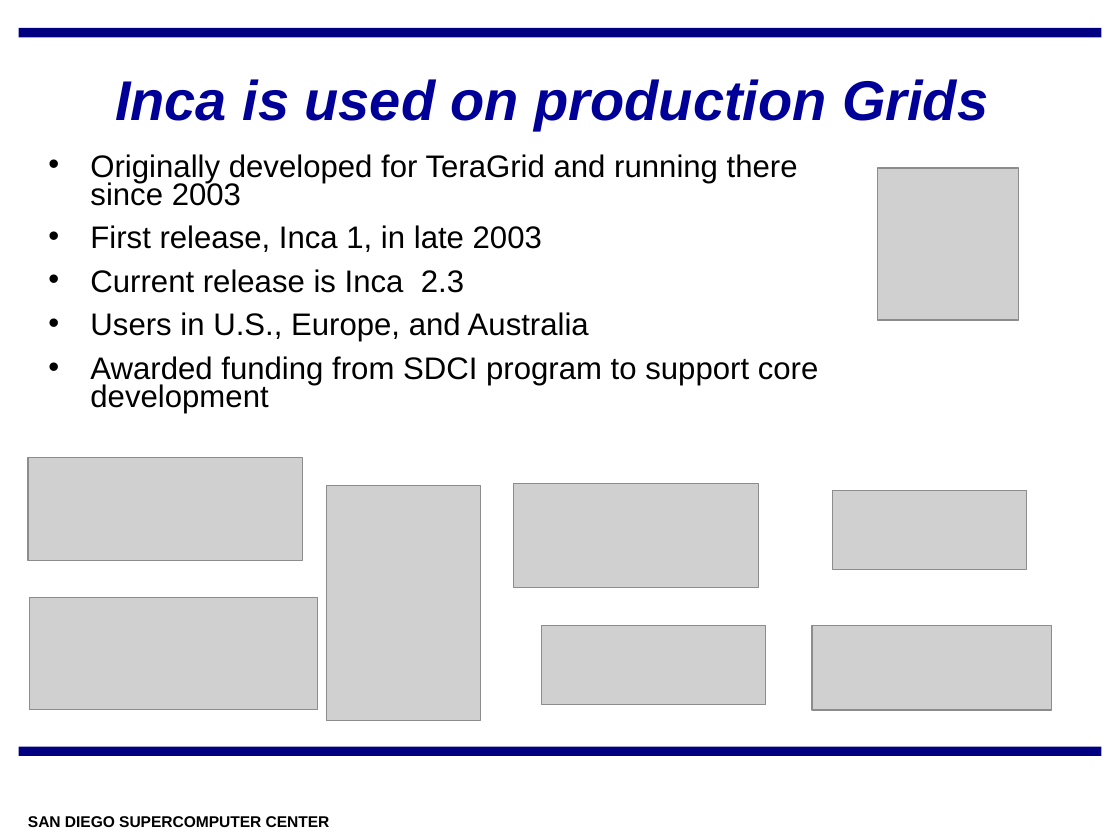
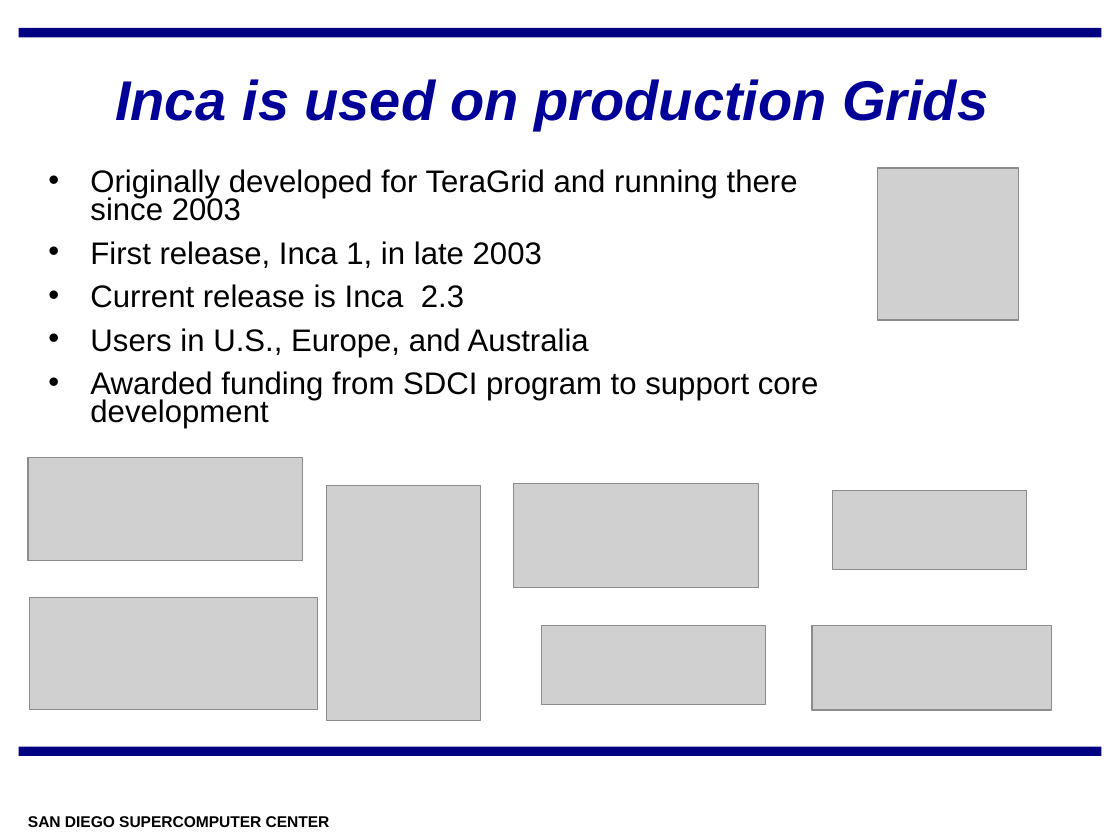
Before and after one commit to IncaProject/inca-xsede, a slide deck: slide 3 of talks/inca-nsf_02-08.ppt. Drawn at 1120x840 pixels with LibreOffice and Linux fonts; fonts in the diff are those of the drawing; grey boxes stand for pictures; background and template pictures are left out. Boxes give left, top, right and bottom in pixels: in the first picture for what was removed or moved away, otherwise in the second. Text is boxed around its words. In the diff, an @@ line names an element or a change of style, - is before the commit and + after.

```diff
--- a/talks/inca-nsf_02-08.ppt
+++ b/talks/inca-nsf_02-08.ppt
@@ text "Originally developed for TeraGrid and ...": place and size @@
-text "Originally developed for TeraGrid and ..." at <box>90,154,819,413</box>
+text "Originally developed for TeraGrid and ..." at <box>90,169,819,429</box>
```
Also in this commit, not shown: 1 other slide changed.
